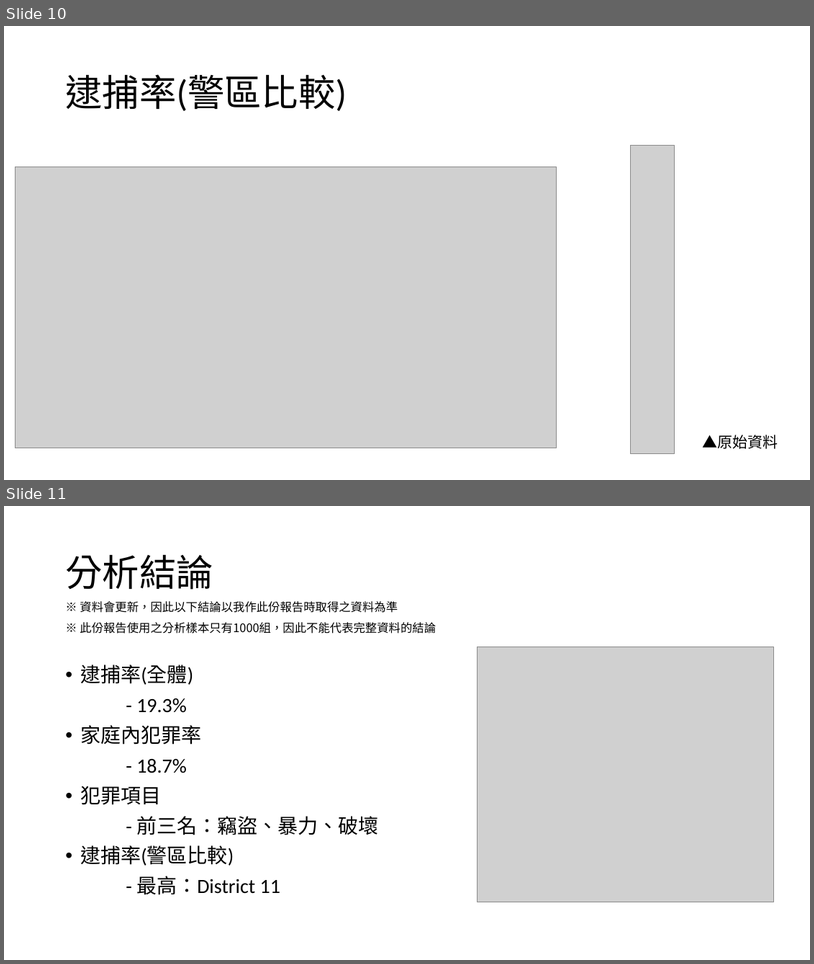
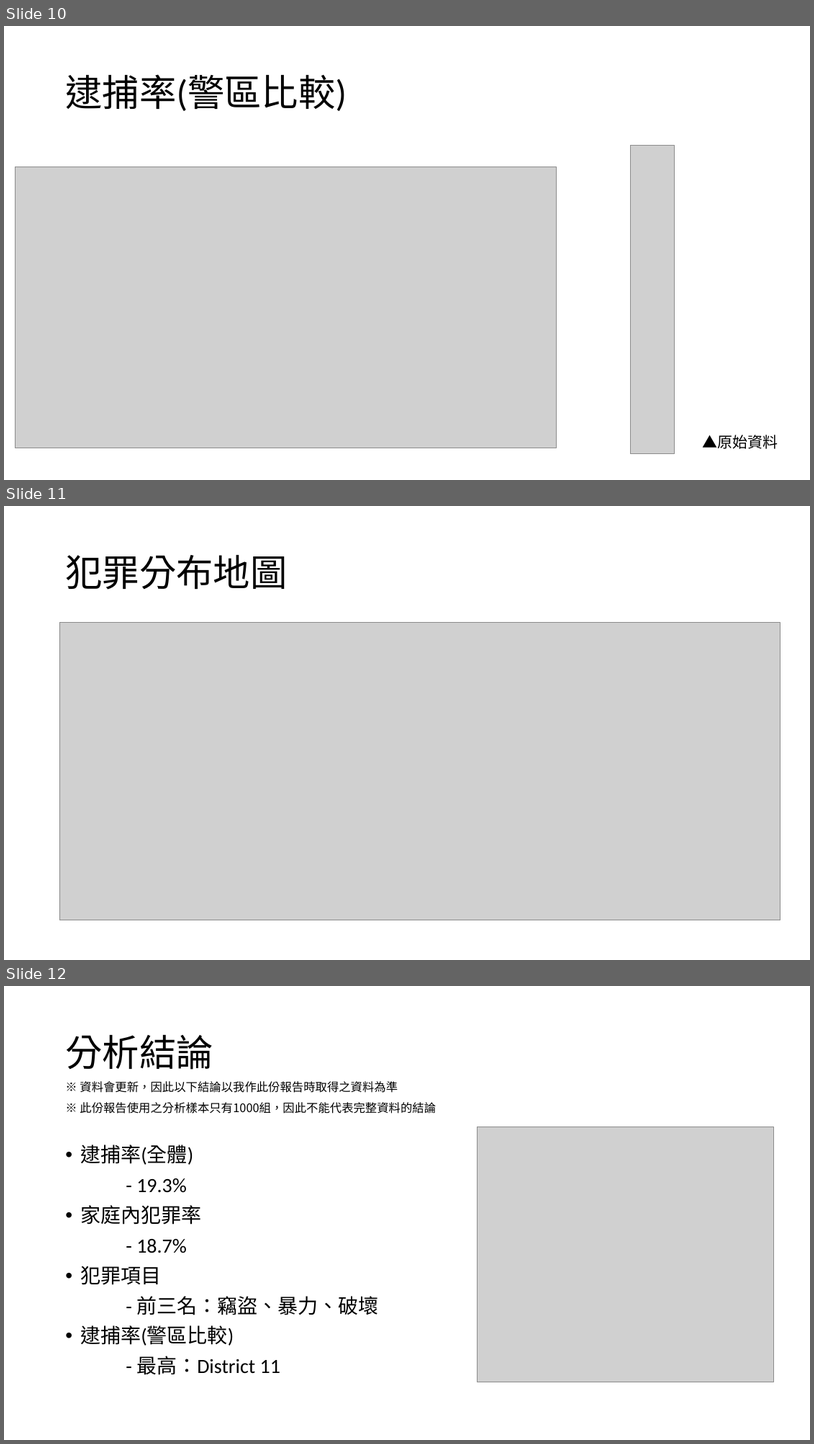
Before and after one commit to oliveyuan/NTU_R_Course_2018, a slide deck: week_6,7,8/Chicago crime data/芝加哥犯罪分析報告.pptx. Shown one above the other, each under a label of ours: slides 10 and 11 before the commit, slides 10, 11 and 12 after it. The pictures are 814x964 and 814x1444 pixels, drawn with LibreOffice and Linux fonts; fonts in the diff are those of the drawing; grey boxes stand for pictures. Boxes give left, top, right and bottom in pixels: in the first picture for what was removed or moved away, otherwise in the second. Text is boxed around its words. In the diff, an @@ line names an element or a change of style, - is before the commit and + after.

```diff
--- a/week_6,7,8/Chicago crime data/芝加哥犯罪分析報告.pptx
+++ b/week_6,7,8/Chicago crime data/芝加哥犯罪分析報告.pptx
@@ slide 11 added at bbox=[4, 506, 810, 960], background #FFFFFF @@
@@ title added at bbox=[65, 555, 287, 590], 44 pt, text #000000 @@
+犯罪分布地圖
@@ picture added at bbox=[59, 623, 782, 920] @@
@@ what was slide 11 is now slide 12 @@
```
Also in this commit, not shown: 2 slides changed, 4 other files.
